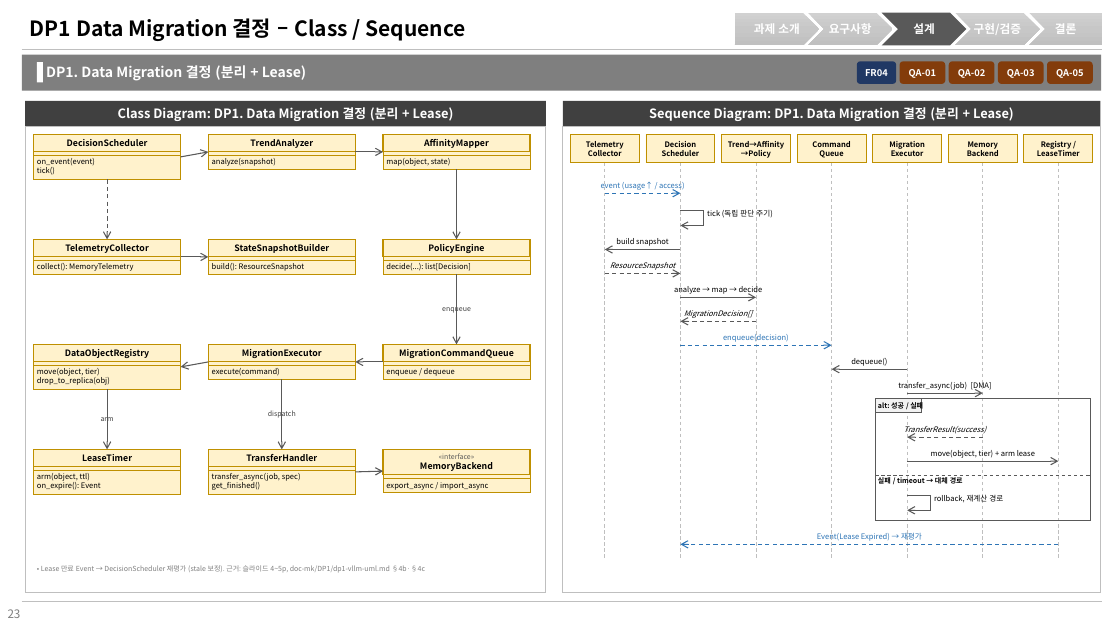
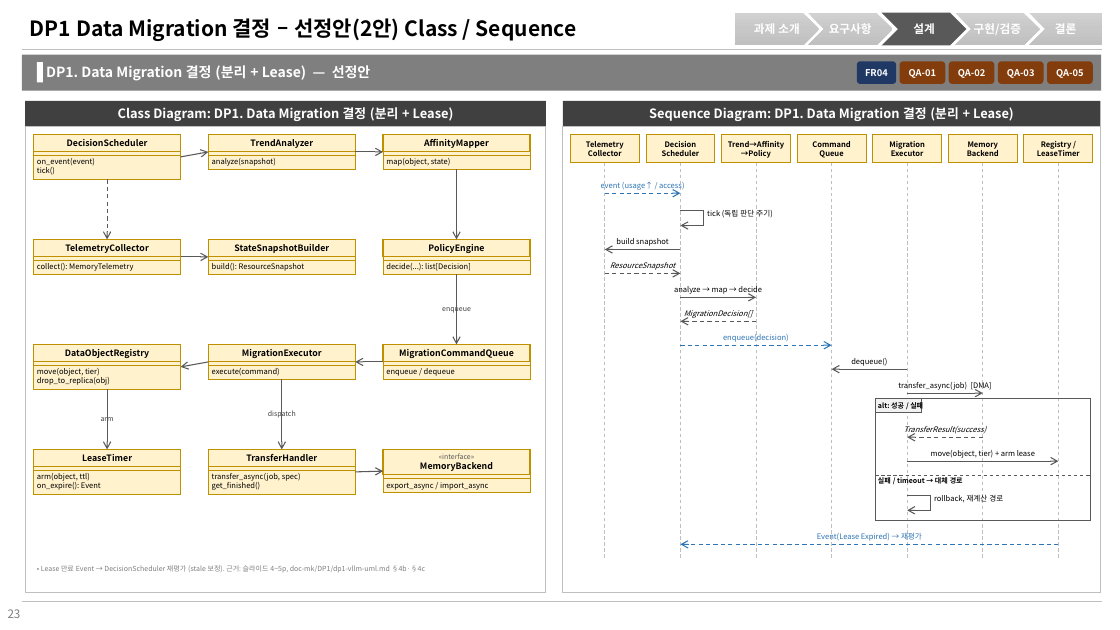
Before and after one commit to mkim0628/vllm, a slide deck: slide 23 of doc-mk/slides/architecture-final-views-merged.pptx. Drawn at 1120x630 pixels with LibreOffice and Linux fonts; fonts in the diff are those of the drawing. Boxes give left, top, right and bottom in pixels: in the first picture for what was removed or moved away, otherwise in the second. Text is boxed around its words. In the diff, an @@ line names an element or a change of style, - is before the commit and + after.

```diff
--- a/doc-mk/slides/architecture-final-views-merged.pptx
+++ b/doc-mk/slides/architecture-final-views-merged.pptx
@@ title at (30,18,576,41): text changed @@
-DP1 Data Migration 결정 – Class / Sequence
+DP1 Data Migration 결정 – 선정안(2안) Class / Sequence
@@ text at (46,65,371,81): text changed @@
-DP1. Data Migration 결정 (분리 + Lease)
+DP1. Data Migration 결정 (분리 + Lease) — 선정안
```
Also in this commit, not shown: 5 other slides changed, 16 slides added.
